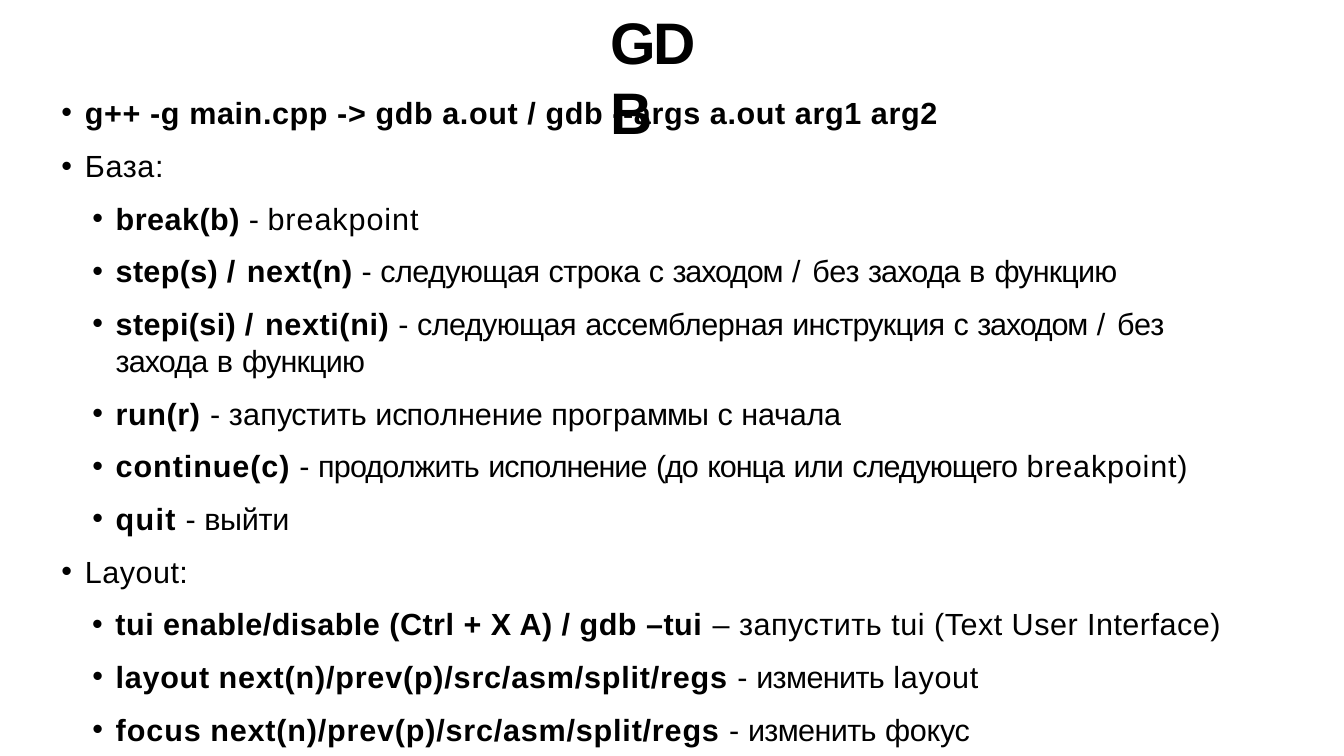
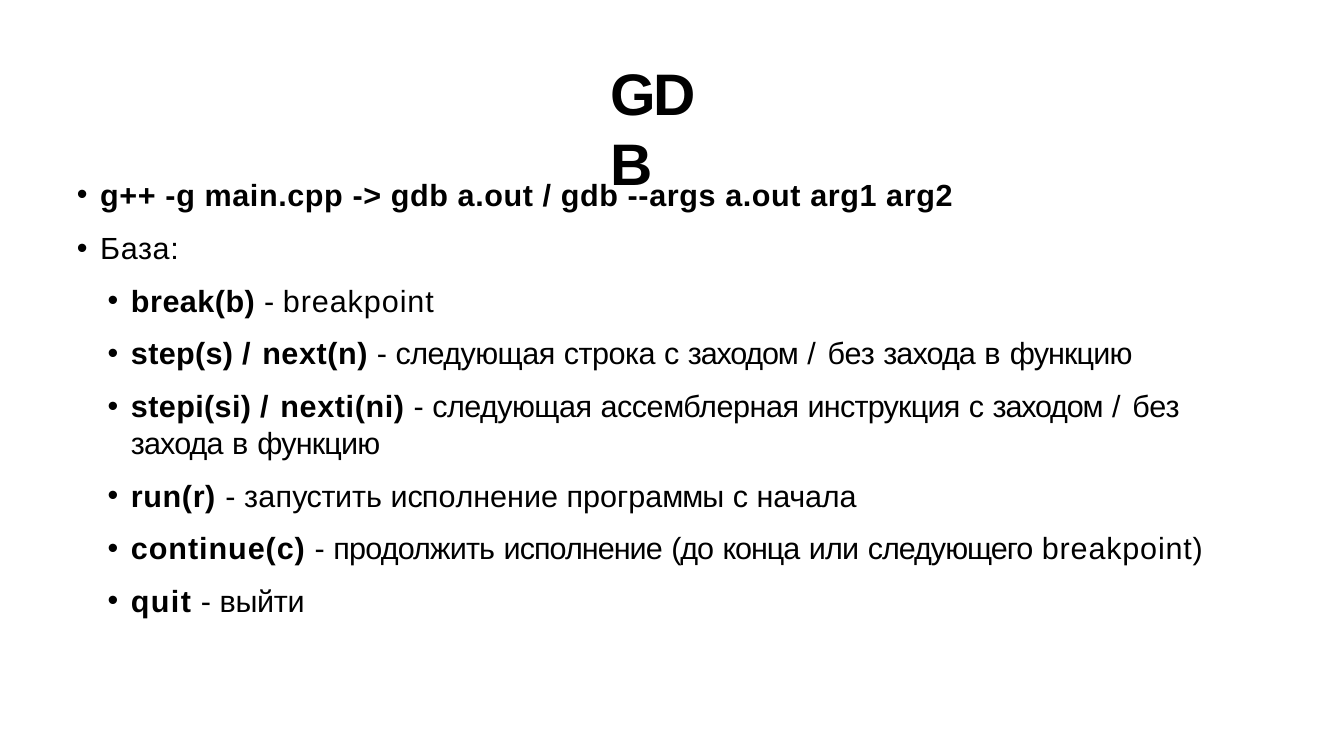
Before and after one commit to kostya2709/CAOS_seminars, a slide deck: slide 3 of sem_1_tools/presentations/Семинар_1_tools.pptx. Drawn at 1344x756 pixels with LibreOffice and Linux fonts; fonts in the diff are those of the drawing. Boxes give left, top, right and bottom in pixels: in the first picture for what was removed or moved away, otherwise in the second. Text is boxed around its words. In the diff, an @@ line names an element or a change of style, - is before the commit and + after.

```diff
--- a/sem_1_tools/presentations/Семинар_1_tools.pptx
+++ b/sem_1_tools/presentations/Семинар_1_tools.pptx
@@ title "GDB": place and size @@
-title "GDB" at (609, 5, 734, 77)
+title "GDB" at (609, 56, 734, 128)
@@ text "g++ -g main.cpp -> gdb ...": place and size @@
-text "g++ -g main.cpp -> gdb ..." at (85, 100, 1220, 746)
+text "g++ -g main.cpp -> gdb ..." at (100, 182, 1203, 618)
@@ text at (85, 562, 1220, 746): paragraphs removed @@
-• Layout:
-  • tui enable/disable (Ctrl + X A) / gdb –tui – запустить tui (Text User Interface)
-  • layout next(n)/prev(p)/src/asm/split/regs - изменить layout
-  • focus next(n)/prev(p)/src/asm/split/regs - изменить фокус
```
Also in this commit, not shown: 1 other slide changed, 3 other files.
